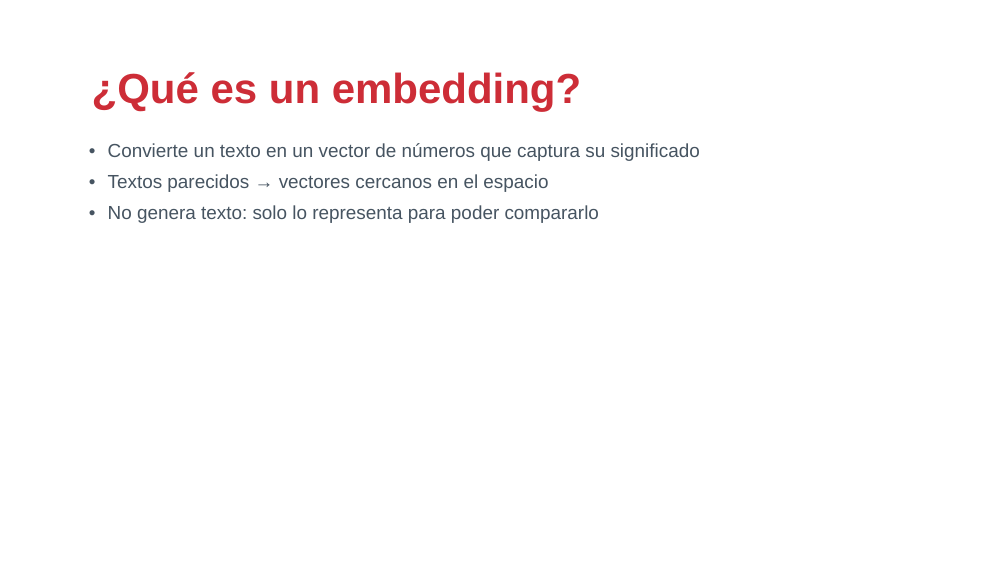
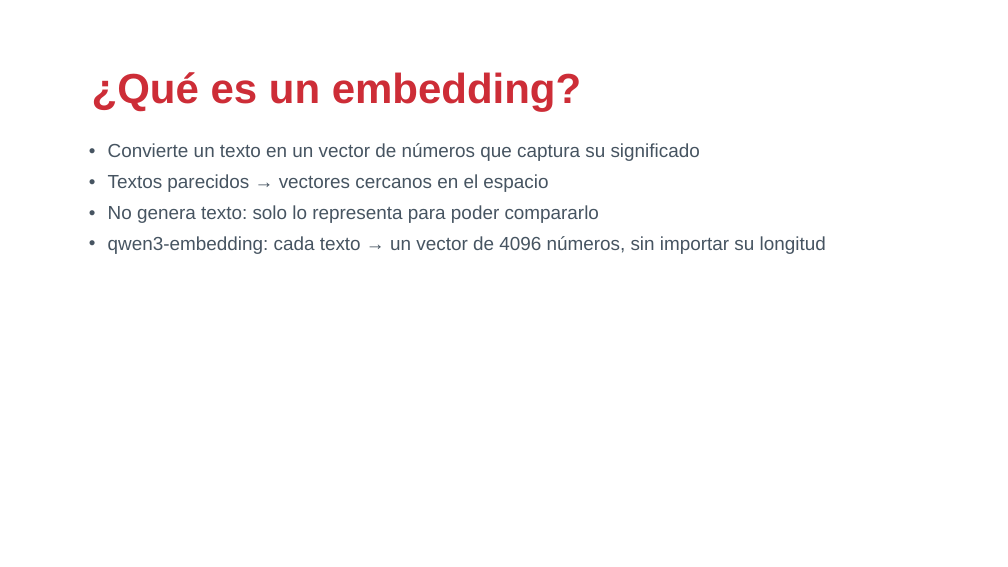
Before and after one commit to drj3ky11/FearOfTheDark, a slide deck: slide 16 of bloque3_setup/csbc26_b3_setup.pptx (slide 13 before the commit). Drawn at 1008x567 pixels with LibreOffice and Linux fonts; fonts in the diff are those of the drawing; background and template pictures are left out. Boxes give left, top, right and bottom in pixels: in the first picture for what was removed or moved away, otherwise in the second. Text is boxed around its words. In the diff, an @@ line names an element or a change of style, - is before the commit and + after.

```diff
--- a/bloque3_setup/csbc26_b3_setup.pptx
+++ b/bloque3_setup/csbc26_b3_setup.pptx
@@ text at (108,236,826,254): paragraph added @@
+• qwen3-embedding: cada texto → un vector de 4096 números, sin importar su longitud
```
Also in this commit, not shown: 1 other slide changed, 6 slides added, 2 other files.
